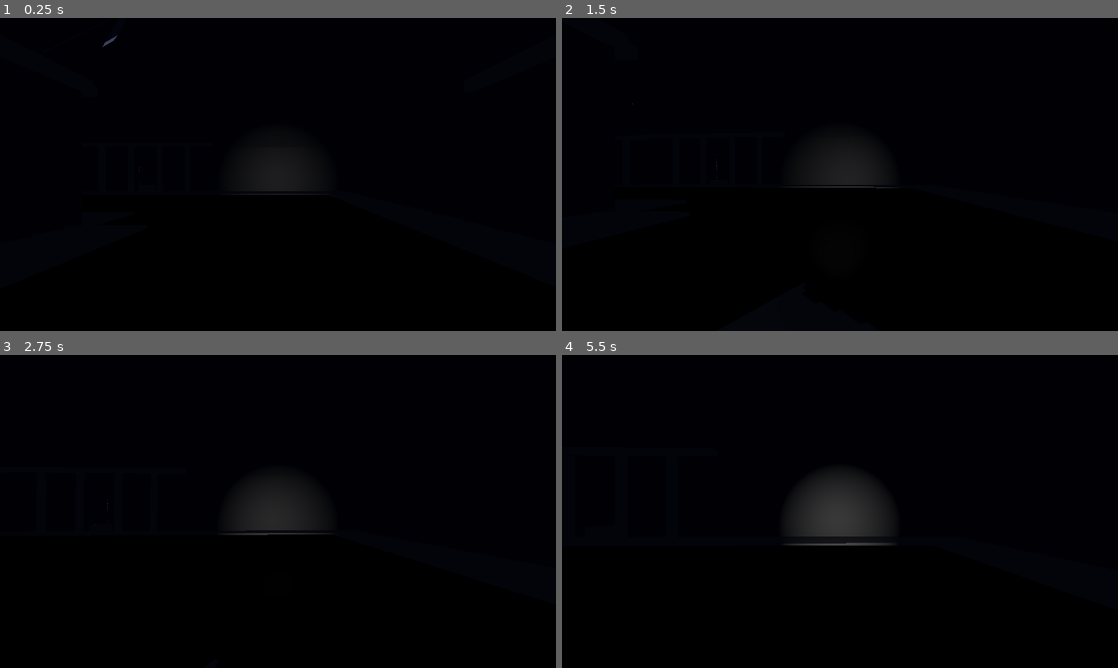
Above: before the commit, frames 1-4 (two rows, left to right).
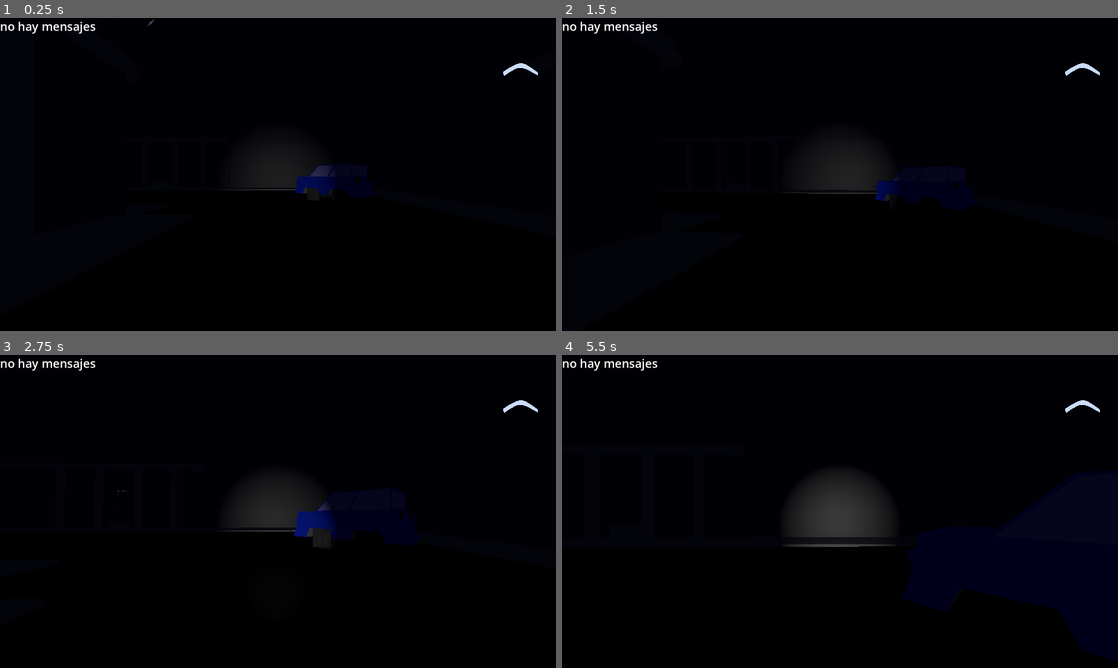
Above: after the commit, the same moments.

Repository: notmarrow/LostSignalBV
Game: Godot game, scene res://scenes/main_scene.tscn
Two runs of this game, one before a commit and one after it. Both use one fixed random seed, a clock stepped at 60 frames per second and the inputs below.
Inputs (mouse positions are in pixels of both pictures, inside the frame that each line leads up to):
- Up to frame 1 (0.25 s): no input
- Up to frame 2 (1.5 s): tap Enter (ui_accept) at 0.5, 0.77 s; move the mouse to (867, 174) at 0.52 s; hold W (forward) from 0.53 s (still down); move the mouse to (812, 174) at 1.27 s
- Up to frame 3 (2.75 s): keep holding W (forward); tap Enter (ui_accept) at 1.52 s; move the mouse to (289, 505) at 2.02 s
- Up to frame 4 (5.5 s): keep holding W (forward); move the mouse to (834, 517) at 2.77 s; tap Enter (ui_accept) at 3.02, 3.77, 4.52 s; move the mouse to (878, 514) at 3.52 s; move the mouse to (795, 508) at 4.27 s; move the mouse to (845, 511) at 5.02 s

The runs differ from the first frame. In frame 1, 0.9% of the frame differs, in the area x 0-97%, y 0-57%; in frame 2, 1.1%; in frame 3, 1.1%; in frame 4, 5.2%, in the area x 0-100%, y 1-98%.

Commit message:
autos, wifi

Diff:
--- /dev/null
+++ b/godotproyect/scenes/car_blue.tscn
@@ -0,0 +1,15 @@
+[gd_scene load_steps=3 format=3 uid="uid://b4y0aeog3srqo"]
+
+[ext_resource type="PackedScene" uid="uid://c3t3ge1u8asva" path="res://assets/cars/car_blue.glb" id="1_ijxpu"]
+
+[sub_resource type="BoxShape3D" id="BoxShape3D_iauoq"]
+size = Vector3(10, 5.5, 6)
+
+[node name="car_blue" instance=ExtResource("1_ijxpu")]
+
+[node name="CarCollider" type="StaticBody3D" parent="." index="8"]
+transform = Transform3D(1, 0, 0, 0, 1, 0, 0, 0, 1, 0.732169, 3.05592, 0)
+
+[node name="CollisionShape3D" type="CollisionShape3D" parent="CarCollider" index="0"]
+transform = Transform3D(1, 0, 0, 0, 1, 0, 0, 0, 1, -0.697826, 0, 0)
+shape = SubResource("BoxShape3D_iauoq")
--- /dev/null
+++ b/godotproyect/scenes/car_green.tscn
@@ -0,0 +1,15 @@
+[gd_scene load_steps=3 format=3 uid="uid://b881jg5lo0w2j"]
+
+[ext_resource type="PackedScene" uid="uid://dxg4mumsostec" path="res://assets/cars/car_green.glb" id="1_4nfon"]
+
+[sub_resource type="BoxShape3D" id="BoxShape3D_7m2fv"]
+size = Vector3(10, 5.5, 6)
+
+[node name="car_green" instance=ExtResource("1_4nfon")]
+
+[node name="CarCollider" type="StaticBody3D" parent="." index="8"]
+transform = Transform3D(1, 0, 0, 0, 1, 0, 0, 0, 1, 0.732169, 3.05592, 0)
+
+[node name="CollisionShape3D" type="CollisionShape3D" parent="CarCollider" index="0"]
+transform = Transform3D(1, 0, 0, 0, 1, 0, 0, 0, 1, -0.697826, 0, 0)
+shape = SubResource("BoxShape3D_7m2fv")
--- /dev/null
+++ b/godotproyect/scenes/car_pink.tscn
@@ -0,0 +1,15 @@
+[gd_scene load_steps=3 format=3 uid="uid://byfjgkqwlitbw"]
+
+[ext_resource type="PackedScene" uid="uid://my82lc5rsyiv" path="res://assets/cars/car_pink.glb" id="1_h3t8w"]
+
+[sub_resource type="BoxShape3D" id="BoxShape3D_7m2fv"]
+size = Vector3(10, 5.5, 6)
+
+[node name="car_pink" instance=ExtResource("1_h3t8w")]
+
+[node name="CarCollider" type="StaticBody3D" parent="." index="8"]
+transform = Transform3D(1, 0, 0, 0, 1, 0, 0, 0, 1, 0.732169, 3.05592, 0)
+
+[node name="CollisionShape3D" type="CollisionShape3D" parent="CarCollider" index="0"]
+transform = Transform3D(1, 0, 0, 0, 1, 0, 0, 0, 1, -0.697826, 0, 0)
+shape = SubResource("BoxShape3D_7m2fv")
--- /dev/null
+++ b/godotproyect/scenes/car_red.tscn
@@ -0,0 +1,15 @@
+[gd_scene load_steps=3 format=3 uid="uid://bafaqjjoplu5y"]
+
+[ext_resource type="PackedScene" uid="uid://bfv27w2gpe5u0" path="res://assets/cars/car_red.glb" id="1_o8bfw"]
+
+[sub_resource type="BoxShape3D" id="BoxShape3D_7m2fv"]
+size = Vector3(10, 5.5, 6)
+
+[node name="car_red" instance=ExtResource("1_o8bfw")]
+
+[node name="CarCollider" type="StaticBody3D" parent="." index="8"]
+transform = Transform3D(1, 0, 0, 0, 1, 0, 0, 0, 1, 0.732169, 3.05592, 0)
+
+[node name="CollisionShape3D" type="CollisionShape3D" parent="CarCollider" index="0"]
+transform = Transform3D(1, 0, 0, 0, 1, 0, 0, 0, 1, -0.697826, 0, 0)
+shape = SubResource("BoxShape3D_7m2fv")
--- /dev/null
+++ b/godotproyect/scenes/car_white.tscn
@@ -0,0 +1,15 @@
+[gd_scene load_steps=3 format=3 uid="uid://bqrphpm07mj0h"]
+
+[ext_resource type="PackedScene" uid="uid://dke52ru684j0w" path="res://assets/cars/car_white.glb" id="1_73os0"]
+
+[sub_resource type="BoxShape3D" id="BoxShape3D_7m2fv"]
+size = Vector3(10, 5.5, 6)
+
+[node name="car_white" instance=ExtResource("1_73os0")]
+
+[node name="CarCollider" type="StaticBody3D" parent="." index="8"]
+transform = Transform3D(1, 0, 0, 0, 1, 0, 0, 0, 1, 0.732169, 3.05592, 0)
+
+[node name="CollisionShape3D" type="CollisionShape3D" parent="CarCollider" index="0"]
+transform = Transform3D(1, 0, 0, 0, 1, 0, 0, 0, 1, -0.697826, 0, 0)
+shape = SubResource("BoxShape3D_7m2fv")
--- a/godotproyect/scenes/main_scene.tscn
+++ b/godotproyect/scenes/main_scene.tscn
@@ -1,10 +1,20 @@
-[gd_scene load_steps=8 format=3 uid="uid://chnjbe7qj3tem"]
+[gd_scene load_steps=19 format=3 uid="uid://chnjbe7qj3tem"]
 
 [ext_resource type="PackedScene" uid="uid://qfowquhrobkd" path="res://scenes/player.tscn" id="2_bw4bu"]
 [ext_resource type="PackedScene" uid="uid://ceb0gj18s5u8r" path="res://scenes/tunnel_prototype_closed.tscn" id="2_gqjfu"]
 [ext_resource type="PackedScene" uid="uid://c4h23ftp1f1t1" path="res://scenes/tunnel_prototype_corner.tscn" id="3_c8fk5"]
 [ext_resource type="PackedScene" uid="uid://booaldt45qcba" path="res://scenes/tunnel_prototype_door.tscn" id="4_8ba81"]
 [ext_resource type="PackedScene" uid="uid://l04nsfuvm1yy" path="res://scenes/tunnel_prototype_sideroom_1.tscn" id="5_ky4gu"]
+[ext_resource type="PackedScene" uid="uid://ff5kgp4onc6o" path="res://scenes/tunnel_prototype_straight.tscn" id="6_f2dtd"]
+[ext_resource type="Texture2D" uid="uid://bmfhqxexfljdk" path="res://assets/wifi1.png" id="7_atvpv"]
+[ext_resource type="PackedScene" uid="uid://b4y0aeog3srqo" path="res://scenes/car_blue.tscn" id="7_ia44b"]
+[ext_resource type="Texture2D" uid="uid://d3o2ybddi2w7w" path="res://assets/wifi4.png" id="7_w5rbt"]
+[ext_resource type="PackedScene" uid="uid://b881jg5lo0w2j" path="res://scenes/car_green.tscn" id="8_8wg7g"]
+[ext_resource type="Texture2D" uid="uid://cuss1jca7hi1l" path="res://assets/wifi3.png" id="8_sqq74"]
+[ext_resource type="PackedScene" uid="uid://bqrphpm07mj0h" path="res://scenes/car_white.tscn" id="8_unjsq"]
+[ext_resource type="Texture2D" uid="uid://crtlfhf0nkkks" path="res://assets/wifi2.png" id="9_gfd1a"]
+[ext_resource type="PackedScene" uid="uid://byfjgkqwlitbw" path="res://scenes/car_pink.tscn" id="10_x6tp5"]
+[ext_resource type="PackedScene" uid="uid://bafaqjjoplu5y" path="res://scenes/car_red.tscn" id="11_due5u"]
 
 [sub_resource type="Environment" id="Environment_i0lgi"]
 background_mode = 1
@@ -14,16 +24,21 @@
 
 [sub_resource type="BoxMesh" id="BoxMesh_sxpis"]
 
+[sub_resource type="BoxShape3D" id="BoxShape3D_17exc"]
+size = Vector3(80, 35, 80)
+
 [node name="main_scene" type="Node3D"]
 
 [node name="player" parent="." instance=ExtResource("2_bw4bu")]
+transform = Transform3D(1, 0, 0, 0, 1, 0, 0, 0, 1, -9.42853, 5.68556, -1.5601)
 
 [node name="DirectionalLight3D" type="DirectionalLight3D" parent="."]
 transform = Transform3D(0.825092, 0.418918, -0.379119, -0.123672, 0.788645, 0.602283, 0.551297, -0.450052, 0.702513, 0, 54.9824, 0)
 light_color = Color(0.513726, 0.541176, 0.72549, 1)
 light_energy = 1.305
 shadow_enabled = true
-directional_shadow_max_distance = 300.0
+directional_shadow_max_distance = 500.0
+metadata/_edit_lock_ = true
 
 [node name="WorldEnvironment" type="WorldEnvironment" parent="."]
 environment = SubResource("Environment_i0lgi")
@@ -31,20 +46,164 @@
 [node name="map" type="Node" parent="."]
 
 [node name="tunnel_prototype_closed" parent="map" instance=ExtResource("2_gqjfu")]
+metadata/_edit_lock_ = true
 
 [node name="tunnel_prototype_corner" parent="map" instance=ExtResource("3_c8fk5")]
 transform = Transform3D(-4.37114e-08, 0, 1, 0, 1, 0, -1, 0, -4.37114e-08, 1.43413, 0, -76.035)
+metadata/_edit_lock_ = true
 
 [node name="tunnel_prototype_door" parent="map" instance=ExtResource("4_8ba81")]
 transform = Transform3D(-4.37114e-08, 0, 1, 0, 1, 0, -1, 0, -4.37114e-08, -74.9458, 0, -76.05)
-
-[node name="tunnel_prototype_closed2" parent="map" instance=ExtResource("2_gqjfu")]
-transform = Transform3D(1.19249e-08, 0, -1, 0, 1, 0, 1, 0, 1.19249e-08, -151.234, -0.413544, -76.2422)
+metadata/_edit_lock_ = true
 
 [node name="tunnel_prototype_sideroom1" parent="map" instance=ExtResource("5_ky4gu")]
 transform = Transform3D(-1, 0, -8.74228e-08, 0, 1, 0, 8.74228e-08, 0, -1, -92, 0, -153.091)
+metadata/_edit_lock_ = true
+
+[node name="tunnel_prototype_straight" parent="map" instance=ExtResource("6_f2dtd")]
+transform = Transform3D(-4.37114e-08, 0, 1, 0, 1, 0, -1, 0, -4.37114e-08, -151.2, 0, -76.12)
+metadata/_edit_lock_ = true
+
+[node name="tunnel_prototype_door2" parent="map" instance=ExtResource("4_8ba81")]
+transform = Transform3D(1.19249e-08, 0, -1, 0, 1, 0, 1, 0, 1.19249e-08, -227.704, 0, -76.4709)
+metadata/_edit_lock_ = true
+
+[node name="tunnel_prototype_sideroom2" parent="map" instance=ExtResource("5_ky4gu")]
+transform = Transform3D(1, 0, 0, 0, 1, 0, 0, 0, 1, -199.837, 0, 0.998718)
+metadata/_edit_lock_ = true
+
+[node name="tunnel_prototype_sideroom3" parent="map" instance=ExtResource("5_ky4gu")]
+transform = Transform3D(-4.37114e-08, 0, -1, 0, 1, 0, 1, 0, -4.37114e-08, -380.439, 0, -0.836205)
+metadata/_edit_lock_ = true
+
+[node name="tunnel_prototype_corner2" parent="map" instance=ExtResource("3_c8fk5")]
+transform = Transform3D(-1, 0, -8.74228e-08, 0, 1, 0, 8.74228e-08, 0, -1, -303.802, 0, -77.8699)
+metadata/_edit_lock_ = true
+
+[node name="tunnel_prototype_door3" parent="map" instance=ExtResource("4_8ba81")]
+transform = Transform3D(-1, 0, -8.74228e-08, 0, 1, 0, 8.74228e-08, 0, -1, -303.039, 0, -1.691)
+metadata/_edit_lock_ = true
+
+[node name="tunnel_prototype_closed2" parent="map" instance=ExtResource("2_gqjfu")]
+transform = Transform3D(1, 0, 0, 0, 1, 0, 0, 0, 1, -303.272, 0, 73.7415)
+metadata/_edit_lock_ = true
 
 [node name="roofpatch" type="MeshInstance3D" parent="map"]
 transform = Transform3D(8.0798, 0.000283866, -8.00291, 4.22064e-07, -0.00035507, -14.1973, 7.3181, -0.000313412, 8.83589, -35.9908, 35.8405, -39.0215)
 mesh = SubResource("BoxMesh_sxpis")
 skeleton = NodePath("../..")
+metadata/_edit_lock_ = true
+
+[node name="roofpatch2" type="MeshInstance3D" parent="map"]
+transform = Transform3D(7.95346, -0.000289185, 8.15286, 7.92555e-07, -0.00035507, -14.1973, -7.45522, -0.000308511, 8.69773, -266.307, 35.8405, -39.5512)
+mesh = SubResource("BoxMesh_sxpis")
+skeleton = NodePath("../..")
+metadata/_edit_lock_ = true
+
+[node name="Hotspot1" type="Area3D" parent="map"]
+transform = Transform3D(1, 0, 0, 0, 1, 0, 0, 0, 1, -86.7388, 8.48664, -157.32)
+
+[node name="CollisionShape3D" type="CollisionShape3D" parent="map/Hotspot1"]
+transform = Transform3D(1, 0, 0, 0, 1, 0, 0, 0, 1, -3.7466, 9.75403, 1.56131)
+shape = SubResource("BoxShape3D_17exc")
+
+[node name="Hotspot2" type="Area3D" parent="map"]
+transform = Transform3D(1, 0, 0, 0, 1, 0, 0, 0, 1, -376.882, 8.48664, -2.43329)
+
+[node name="CollisionShape3D" type="CollisionShape3D" parent="map/Hotspot2"]
+transform = Transform3D(1, 0, 0, 0, 1, 0, 0, 0, 1, -3.7466, 9.75403, 1.56131)
+shape = SubResource("BoxShape3D_17exc")
+
+[node name="Hotspot3" type="Area3D" parent="map"]
+transform = Transform3D(1, 0, 0, 0, 1, 0, 0, 0, 1, 2.71358, 8.48664, -1.43333)
+
+[node name="CollisionShape3D" type="CollisionShape3D" parent="map/Hotspot3"]
+transform = Transform3D(1, 0, 0, 0, 1, 0, 0, 0, 1, -3.7466, 9.75403, 1.56131)
+shape = SubResource("BoxShape3D_17exc")
+
+[node name="cars" type="Node" parent="map"]
+
+[node name="car_blue2" parent="map/cars" instance=ExtResource("7_ia44b")]
+transform = Transform3D(-1.16758, 0.194903, 1.61207, 0.235017, 1.98492, -0.0697647, -1.60671, 0.148704, -1.18167, -327.235, 0, -99.1485)
+
+[node name="car_blue" parent="map/cars" instance=ExtResource("7_ia44b")]
+transform = Transform3D(1.44622, 0, -1.38146, 0, 2, 0, 1.38146, 0, 1.44622, 7.17562, -0.862771, -63.3106)
+
+[node name="car_white" parent="map/cars" instance=ExtResource("8_unjsq")]
+transform = Transform3D(1.95336, 0.0273513, -0.42853, 0, 1.99594, 0.127393, 0.429402, -0.124422, 1.94939, -92.4903, 0.629934, -52.4918)
+
+[node name="car_green" parent="map/cars" instance=ExtResource("8_8wg7g")]
+transform = Transform3D(-0.702474, 0, -1.87257, 0, 2, 0, 1.87257, 0, -0.702474, -3.1662, -0.649488, 17.3308)
+
+[node name="car_pink" parent="map/cars" instance=ExtResource("10_x6tp5")]
+transform = Transform3D(-1.46782, 0, 1.3585, 0, 2, 0, -1.3585, 0, -1.46782, -112.264, 0.232385, -63.7107)
+
+[node name="car_red" parent="map/cars" instance=ExtResource("11_due5u")]
+transform = Transform3D(1.92415, 0, 0.545568, 0, 2, 0, -0.545568, 0, 1.92415, -188.074, -0.00611877, -79.8149)
+
+[node name="car_green2" parent="map/cars" instance=ExtResource("8_8wg7g")]
+transform = Transform3D(1.8345, 0, 0.796634, 0, 2, 0, -0.796634, 0, 1.8345, -274.778, -0.846248, -47.0766)
+
+[node name="car_white2" parent="map/cars" instance=ExtResource("8_unjsq")]
+transform = Transform3D(1.52389, 0, -1.29528, 0, 2, 0, 1.29528, 0, 1.52389, -305.319, 0, 40.3364)
+
+[node name="UI" type="Control" parent="."]
+top_level = true
+layout_mode = 3
+anchors_preset = 15
+anchor_right = 1.0
+anchor_bottom = 1.0
+grow_horizontal = 2
+grow_vertical = 2
+
+[node name="Wifi4" type="TextureRect" parent="UI"]
+visible = false
+layout_mode = 1
+anchors_preset = -1
+anchor_left = 0.87
+anchor_right = 1.0
+anchor_bottom = 0.21
+grow_horizontal = 0
+texture = ExtResource("7_w5rbt")
+expand_mode = 2
+
+[node name="Wifi3" type="TextureRect" parent="UI"]
+visible = false
+layout_mode = 1
+anchors_preset = -1
+anchor_left = 0.87
+anchor_right = 1.0
+anchor_bottom = 0.21
+grow_horizontal = 0
+texture = ExtResource("8_sqq74")
+expand_mode = 2
+
+[node name="Wifi2" type="TextureRect" parent="UI"]
+visible = false
+layout_mode = 1
+anchors_preset = -1
+anchor_left = 0.87
+anchor_right = 1.0
+anchor_bottom = 0.21
+grow_horizontal = 0
+texture = ExtResource("9_gfd1a")
+expand_mode = 2
+
+[node name="Wifi1" type="TextureRect" parent="UI"]
+visible = false
+layout_mode = 1
+anchors_preset = -1
+anchor_left = 0.87
+anchor_right = 1.0
+anchor_bottom = 0.21
+grow_horizontal = 0
+texture = ExtResource("7_atvpv")
+expand_mode = 2
+
+[node name="RichTextLabel" type="RichTextLabel" parent="UI"]
+layout_mode = 1
+anchors_preset = -1
+anchor_right = 0.5
+anchor_bottom = 0.1
+theme_override_font_sizes/normal_font_size = 34
+text = "no hay mensajes"
--- a/godotproyect/scenes/player.gd
+++ b/godotproyect/scenes/player.gd
@@ -1,5 +1,7 @@
 extends CharacterBody3D
 
+# stuff that will be taken out after debugging is done
+@onready var textLabel = get_node("/root/main_scene/UI/RichTextLabel")
 
 const SPEED = 10.0
 const JUMP_VELOCITY = 7
@@ -7,9 +9,28 @@
 
 # Get the gravity from the project settings to be synced with RigidBody nodes.
 var gravity = 9.8
+var signal_strenght = 0
+var gamestage : int = 0
 
 @onready var pivot = $pivot
 @onready var camera = $pivot/Camera3D
+
+@onready var hotspot1 = get_node("/root/main_scene/map/Hotspot1")
+@onready var hotspot2 = get_node("/root/main_scene/map/Hotspot2")
+@onready var hotspot3 = get_node("/root/main_scene/map/Hotspot3")
+@onready var active_hotspot = hotspot1
+
+@onready var wifi1 = get_node("/root/main_scene/UI/Wifi1")
+var distance1 = 170
+@onready var wifi2 = get_node("/root/main_scene/UI/Wifi2")
+var distance2 = 130
+@onready var wifi3 = get_node("/root/main_scene/UI/Wifi3")
+var distance3 = 90
+@onready var wifi4 = get_node("/root/main_scene/UI/Wifi4")
+var distance4 = 50
+var active_wifi : TextureRect
+
+var lock : bool = false
 
 func _ready():
 	Input.set_mouse_mode(Input.MOUSE_MODE_CAPTURED)
@@ -19,6 +40,39 @@
 		pivot.rotate_y(-event.relative.x * SENSITIVITY)
 		camera.rotate_x(-event.relative.y * SENSITIVITY)
 		camera.rotation.x = clamp(camera.rotation.x, deg_to_rad(-40), deg_to_rad(60))
+
+
+func _process(_delta):
+	calculate_hotspot_distance(active_hotspot)
+
+func calculate_hotspot_distance(hots):
+	if(active_wifi != null):
+		active_wifi.hide()
+	if (global_transform.origin.distance_to(hots.global_transform.origin) > distance2):
+		active_wifi	= wifi1
+	if (global_transform.origin.distance_to(hots.global_transform.origin) < distance2):
+		active_wifi = wifi2
+	if (global_transform.origin.distance_to(hots.global_transform.origin) < distance3):
+		active_wifi = wifi3
+	if (global_transform.origin.distance_to(hots.global_transform.origin) < distance4):
+		active_wifi = wifi4
+		process_message()
+
+	if(active_wifi != null):
+		active_wifi.show()
+
+func process_message():
+	# do stuff with messages
+	if(gamestage == 0):
+		textLabel.text = "enviando mensajes del primer hotspot..."
+		active_hotspot = hotspot2
+	if(gamestage == 1):
+		textLabel.text = "enviando mensajes del segundo hotspot..."
+		active_hotspot = hotspot3
+	if(gamestage == 2):
+		textLabel.text = "enviando mensajes del tercer hotspot..."
+
+	gamestage = gamestage + 1
 
 func _physics_process(delta):
 	# Add the gravity.
--- /dev/null
+++ b/godotproyect/scenes/tunnel_prototype_straight.tscn
@@ -0,0 +1,79 @@
+[gd_scene load_steps=5 format=3 uid="uid://ff5kgp4onc6o"]
+
+[ext_resource type="PackedScene" uid="uid://b2wt2lh7v7kpa" path="res://assets/tunnel_prototype01/tunnel_prototype_straight.glb" id="1_p6350"]
+
+[sub_resource type="BoxShape3D" id="BoxShape3D_3ixjs"]
+size = Vector3(80, 0, 76.92)
+
+[sub_resource type="BoxShape3D" id="BoxShape3D_k24r1"]
+size = Vector3(0, 30, 76.92)
+
+[sub_resource type="BoxShape3D" id="BoxShape3D_8dpj4"]
+size = Vector3(2, 25, 2)
+
+[node name="tunnel_prototype_straight" instance=ExtResource("1_p6350")]
+
+[node name="floor" type="StaticBody3D" parent="." index="12"]
+
+[node name="CollisionShape3D" type="CollisionShape3D" parent="floor" index="0"]
+shape = SubResource("BoxShape3D_3ixjs")
+
+[node name="wall1" type="StaticBody3D" parent="." index="13"]
+
+[node name="CollisionShape3D" type="CollisionShape3D" parent="wall1" index="0"]
+transform = Transform3D(1, 0, 0, 0, 1, 0, 0, 0, 1, 39.1055, 15.2845, 0)
+shape = SubResource("BoxShape3D_k24r1")
+
+[node name="wall2" type="StaticBody3D" parent="." index="14"]
+
+[node name="CollisionShape3D" type="CollisionShape3D" parent="wall2" index="0"]
+transform = Transform3D(1, 0, 0, 0, 1, 0, 0, 0, 1, -38.9189, 15.2845, 0)
+shape = SubResource("BoxShape3D_k24r1")
+
+[node name="Pillar1" type="StaticBody3D" parent="." index="15"]
+transform = Transform3D(1, 0, 0, 0, 1, 0, 0, 0, 1, 37.3932, 13.1671, -7.07713)
+
+[node name="CollisionShape3D" type="CollisionShape3D" parent="Pillar1" index="0"]
+shape = SubResource("BoxShape3D_8dpj4")
+
+[node name="Pillar2" type="StaticBody3D" parent="." index="16"]
+transform = Transform3D(1, 0, 0, 0, 1, 0, 0, 0, 1, 37.393, 13.167, -22.995)
+
+[node name="CollisionShape3D" type="CollisionShape3D" parent="Pillar2" index="0"]
+shape = SubResource("BoxShape3D_8dpj4")
+
+[node name="Pillar3" type="StaticBody3D" parent="." index="17"]
+transform = Transform3D(1, 0, 0, 0, 1, 0, 0, 0, 1, 37.3932, 13.1671, 9.16132)
+
+[node name="CollisionShape3D" type="CollisionShape3D" parent="Pillar3" index="0"]
+shape = SubResource("BoxShape3D_8dpj4")
+
+[node name="Pillar4" type="StaticBody3D" parent="." index="18"]
+transform = Transform3D(1, 0, 0, 0, 1, 0, 0, 0, 1, 37.3932, 13.1671, 24.3133)
+
+[node name="CollisionShape3D" type="CollisionShape3D" parent="Pillar4" index="0"]
+shape = SubResource("BoxShape3D_8dpj4")
+
+[node name="Pillar5" type="StaticBody3D" parent="." index="19"]
+transform = Transform3D(1, 0, 0, 0, 1, 0, 0, 0, 1, -37.3673, 13.1491, -7.30011)
+
+[node name="CollisionShape3D" type="CollisionShape3D" parent="Pillar5" index="0"]
+shape = SubResource("BoxShape3D_8dpj4")
+
+[node name="Pillar6" type="StaticBody3D" parent="." index="20"]
+transform = Transform3D(1, 0, 0, 0, 1, 0, 0, 0, 1, -37.3675, 13.149, -23.218)
+
+[node name="CollisionShape3D" type="CollisionShape3D" parent="Pillar6" index="0"]
+shape = SubResource("BoxShape3D_8dpj4")
+
+[node name="Pillar7" type="StaticBody3D" parent="." index="21"]
+transform = Transform3D(1, 0, 0, 0, 1, 0, 0, 0, 1, -37.3673, 13.1491, 8.93833)
+
+[node name="CollisionShape3D" type="CollisionShape3D" parent="Pillar7" index="0"]
+shape = SubResource("BoxShape3D_8dpj4")
+
+[node name="Pillar8" type="StaticBody3D" parent="." index="22"]
+transform = Transform3D(1, 0, 0, 0, 1, 0, 0, 0, 1, -37.3673, 13.1491, 24.0903)
+
+[node name="CollisionShape3D" type="CollisionShape3D" parent="Pillar8" index="0"]
+shape = SubResource("BoxShape3D_8dpj4")
Binary file added: godotproyect/assets/cars/car_blue.glb
Not shown, added: godotproyect/assets/cars/car_blue.glb.import
Binary file added: godotproyect/assets/cars/car_green.glb
Not shown, added: godotproyect/assets/cars/car_green.glb.import
Binary file added: godotproyect/assets/cars/car_pink.glb
Not shown, added: godotproyect/assets/cars/car_pink.glb.import
Binary file added: godotproyect/assets/cars/car_red.glb
Not shown, added: godotproyect/assets/cars/car_red.glb.import
Binary file added: godotproyect/assets/cars/car_white.glb
Not shown, added: godotproyect/assets/cars/car_white.glb.import
Binary file added: godotproyect/assets/wifi1.png
Not shown, added: godotproyect/assets/wifi1.png.import
(and 18 more such lines)
